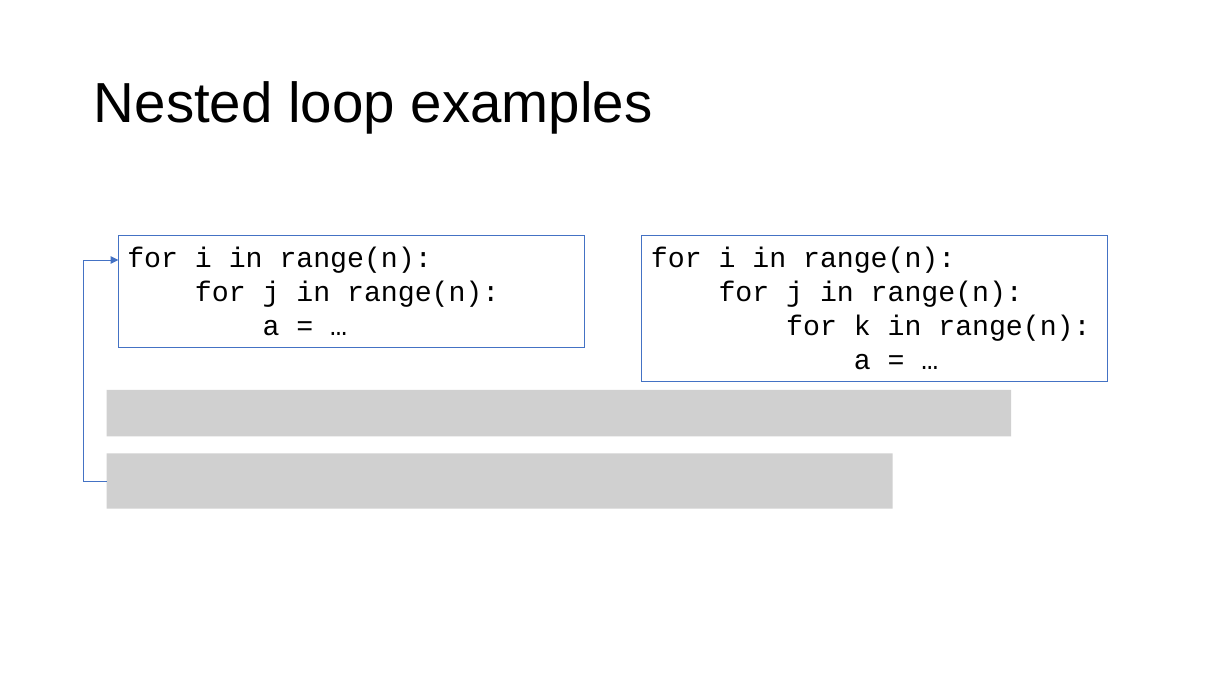
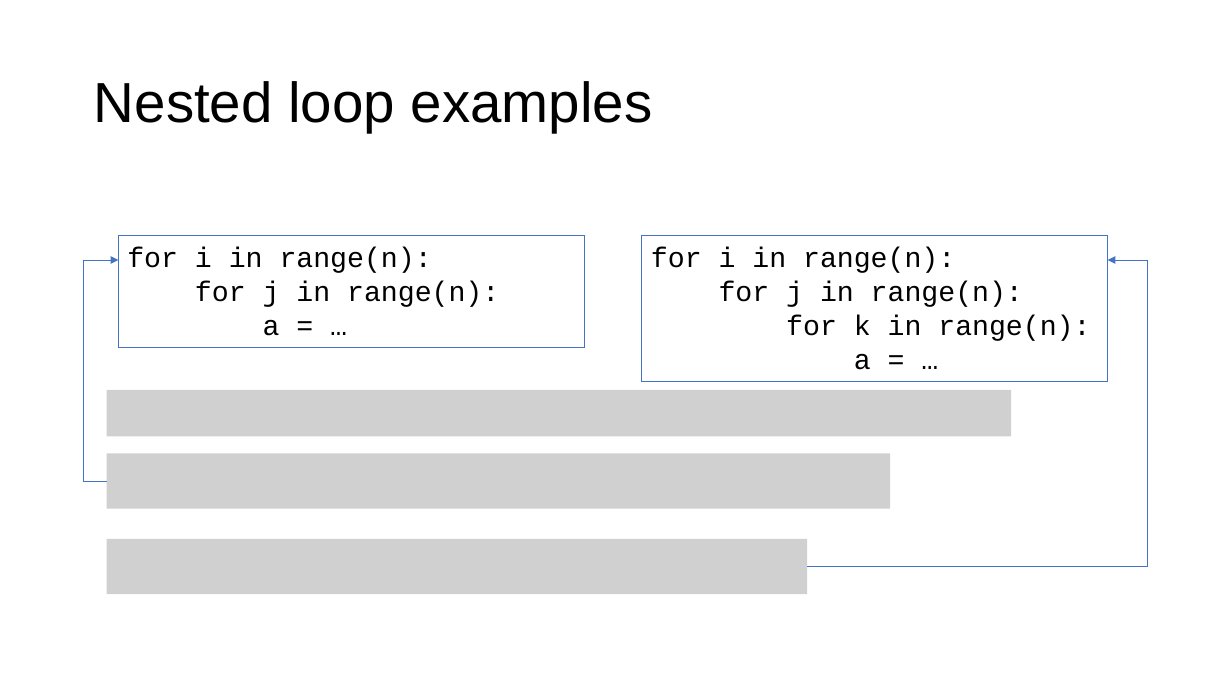
Before and after one commit to parrt/msds689, a slide deck: slide 14 of notes/complexity.pptx. Drawn at 1232x693 pixels with LibreOffice and Linux fonts; fonts in the diff are those of the drawing; grey boxes stand for pictures; background and template pictures are left out. Boxes give left, top, right and bottom in pixels: in the first picture for what was removed or moved away, otherwise in the second. Text is boxed around its words. In the diff, an @@ line names an element or a change of style, - is before the commit and + after.

```diff
--- a/notes/complexity.pptx
+++ b/notes/complexity.pptx
@@ elbow line added from (808, 567) to (1148, 260), #4472C4 0.5 pt @@
@@ arrow added from (1148, 260) to (1108, 260), #4472C4 0.5 pt @@
@@ picture added at box(106, 539, 807, 594) @@
```
Also in this commit, not shown: 6 other slides changed, 4 other files.
